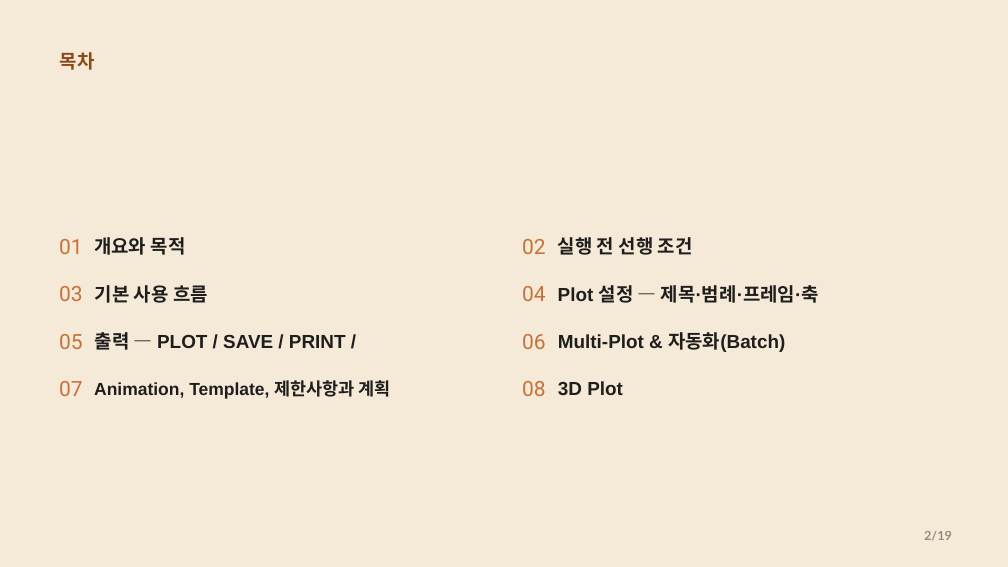
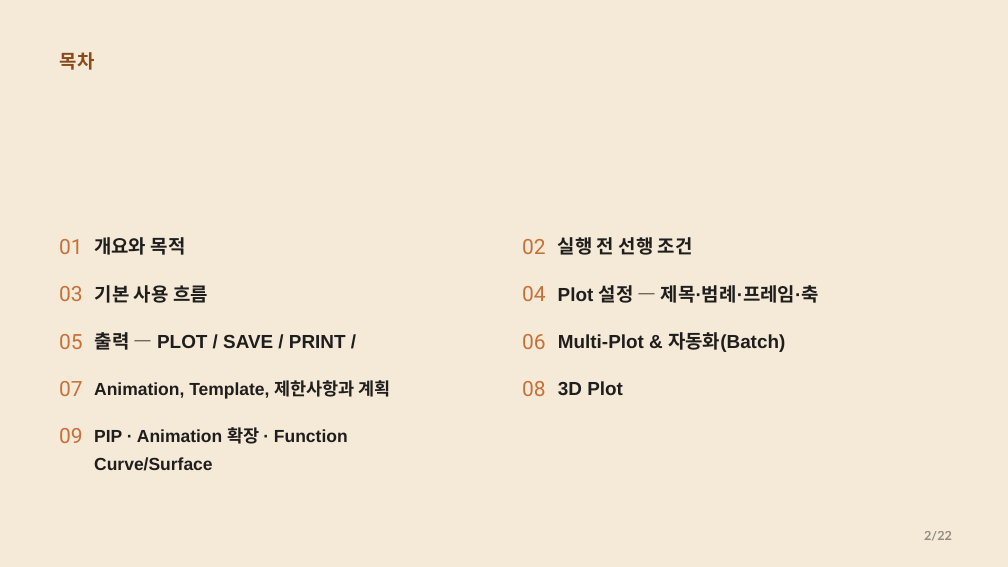
Before and after one commit to CWKIM113/CathPlot_Pub, a slide deck: slide 2 of CathPlot_발표.pptx. Drawn at 1008x567 pixels with LibreOffice and Linux fonts; fonts in the diff are those of the drawing. Boxes give left, top, right and bottom in pixels: in the first picture for what was removed or moved away, otherwise in the second. Text is boxed around its words. In the diff, an @@ line names an element or a change of style, - is before the commit and + after.

```diff
--- a/CathPlot_발표.pptx
+++ b/CathPlot_발표.pptx
@@ text added at [59, 428, 83, 443], 30 pt, text #C67139 @@
+09
@@ text added at [94, 427, 348, 471], 25 pt, text #201E1D, bold @@
+PIP · Animation 확장 · Function Curve/Surface
@@ text at [924, 531, 952, 541]: text changed @@
-2/19
+2/22
```
Also in this commit, not shown: 18 other slides changed, 3 slides added, 1 other file.
